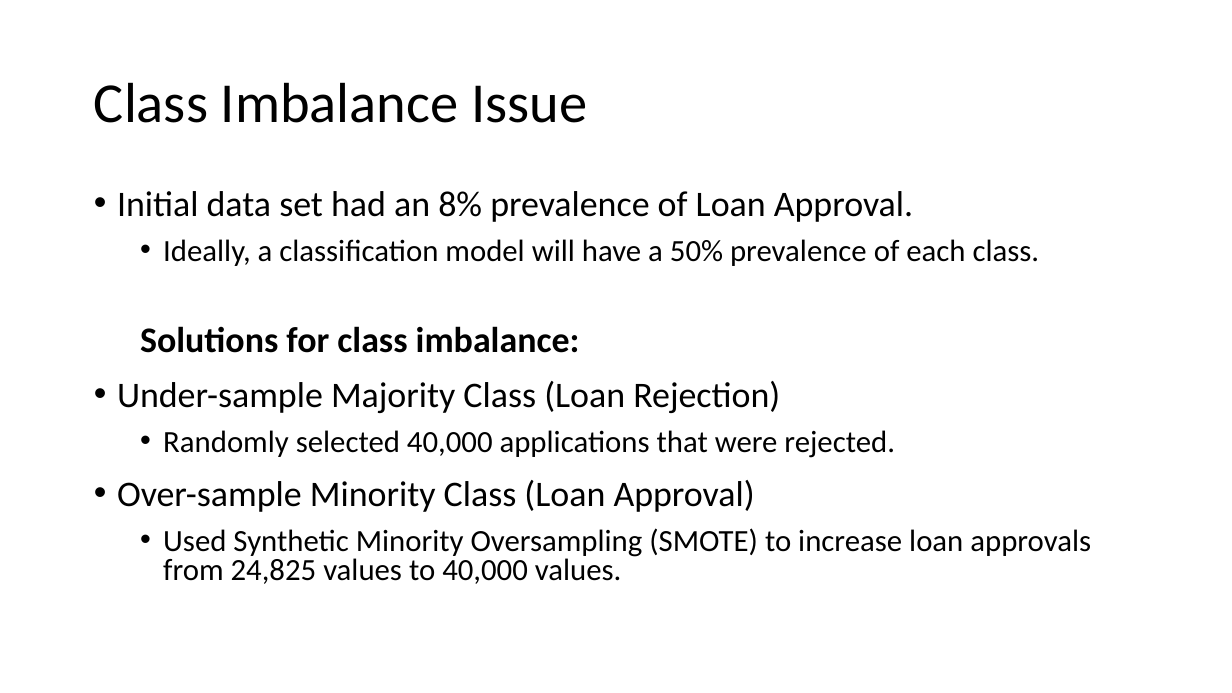
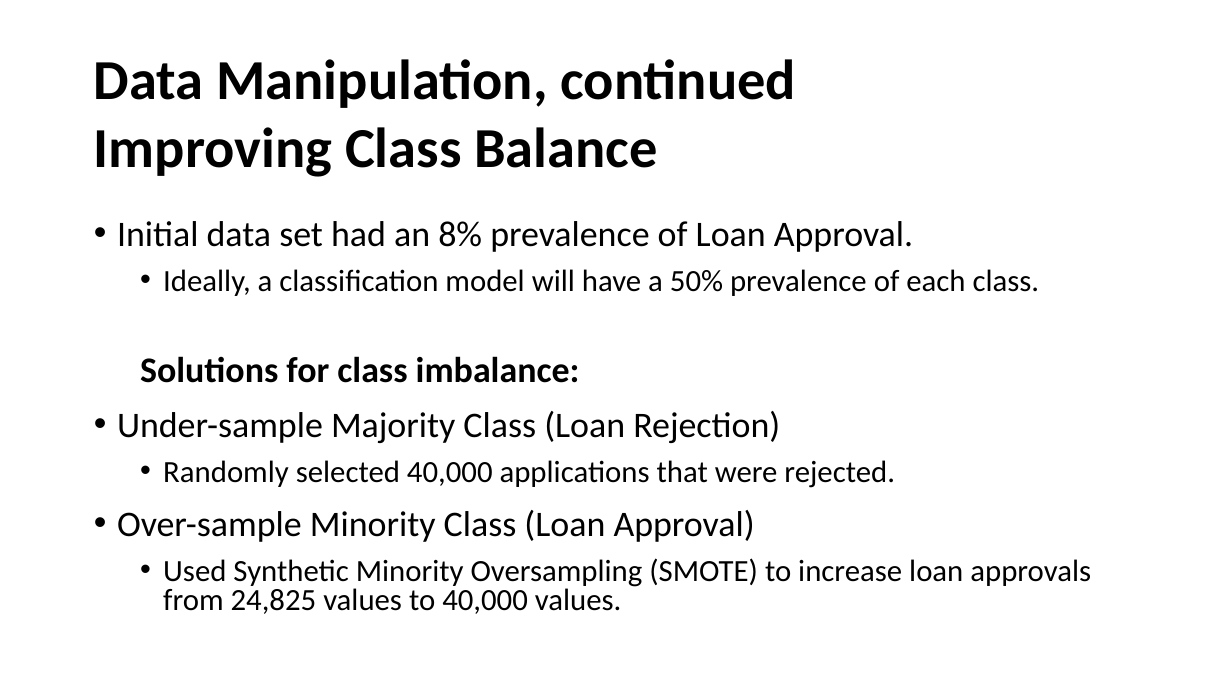
Before and after one commit to jpetoskey/Loan_App_Amended, a slide deck: slide 7 of Loan_App.pptx. Drawn at 1232x693 pixels with LibreOffice and Linux fonts; fonts in the diff are those of the drawing. Boxes give left, top, right and bottom in pixels: in the first picture for what was removed or moved away, otherwise in the second. Text is boxed around its words. In the diff, an @@ line names an element or a change of style, - is before the commit and + after.

```diff
--- a/Loan_App.pptx
+++ b/Loan_App.pptx
@@ title at <box>94,59,796,177</box>: text changed; bold on @@
-Class Imbalance Issue
+Data Manipulation, continued
+Improving Class Balance
@@ text "Initial data set had an ...": place and size @@
-text "Initial data set had an ..." at <box>117,191,1091,584</box>
+text "Initial data set had an ..." at <box>117,221,1091,614</box>
```
Also in this commit, not shown: 10 other slides changed, 1 other file.
